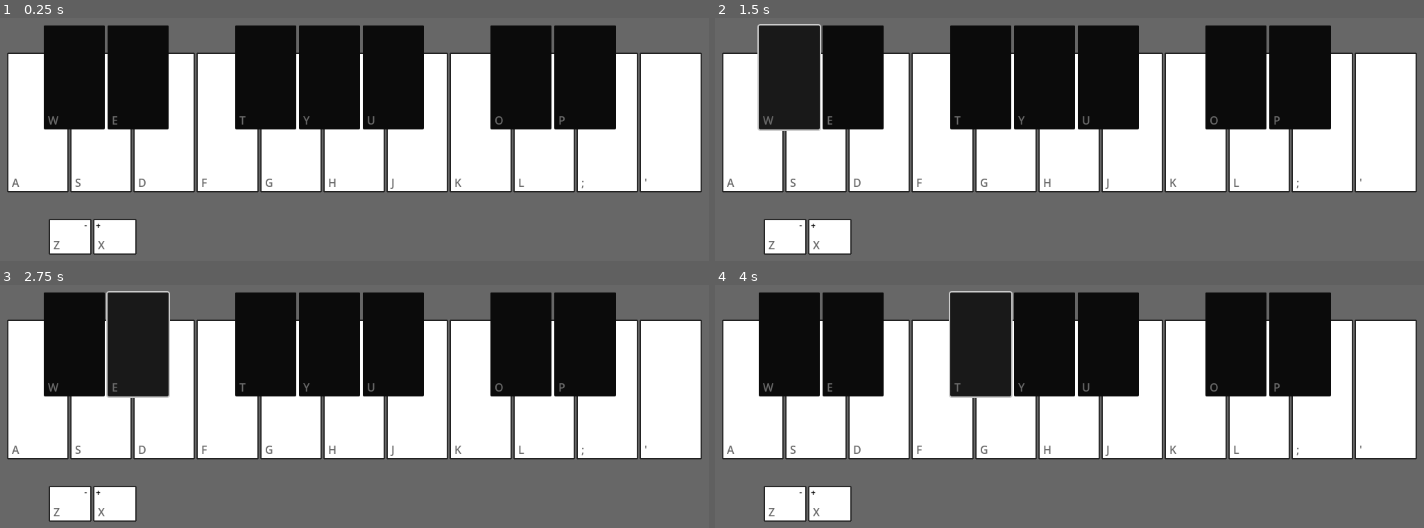
Above: before the commit, frames 1-4 (two rows, left to right).
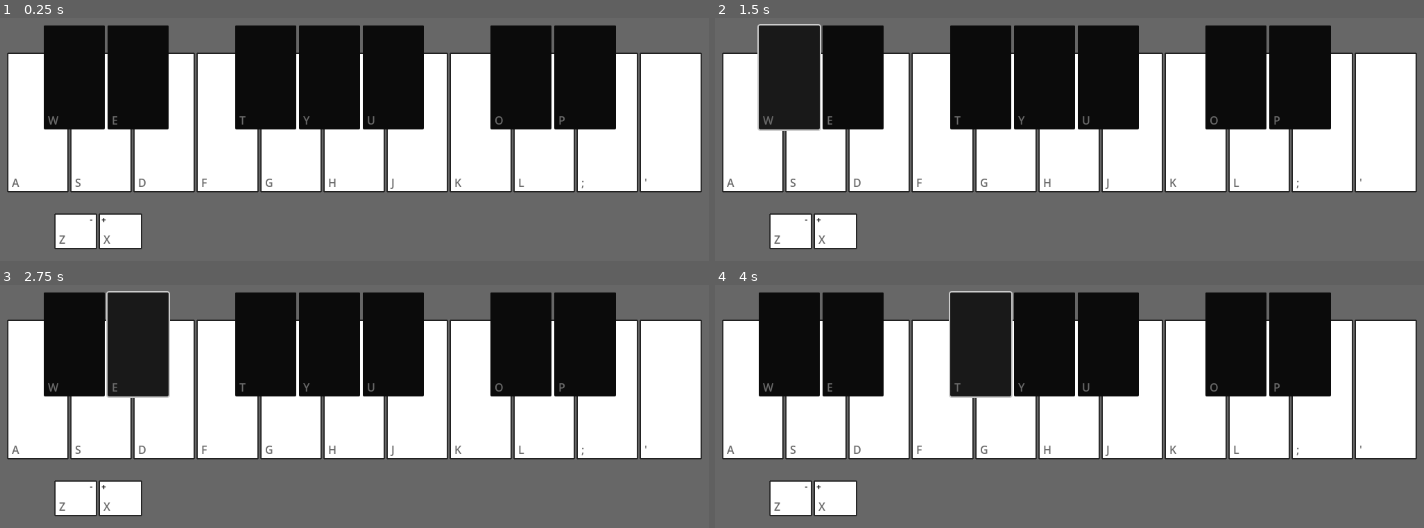
Above: after the commit, the same moments.

Repository: Zombeescott/PianoGame
Game: Godot game, scene res://Scenes/keyboard.tscn
Two runs of this game, one before a commit and one after it. Both use one fixed random seed, a clock stepped at 60 frames per second and the inputs below.
Inputs:
- Up to frame 1 (0.25 s): no input
- Up to frame 2 (1.5 s): click "A" at 0.5 s; click "S" at 1.25 s
- Up to frame 3 (2.75 s): click "D" at 2 s
- Up to frame 4 (4 s): click "F" at 2.75 s; click "G" at 3.5 s

The runs differ from the first frame. In frame 1, 1.1% of the frame differs, in the area x 6-21%, y 80-98%; in frame 2, 1.1%; in frame 3, 1.1%; in frame 4, 1.1%.

Commit message:
Window resizes nicely now

Diff:
--- a/Scenes/keyboard.tscn
+++ b/Scenes/keyboard.tscn
@@ -10,8 +10,17 @@
 script = ExtResource("1_3lyc4")
 
 [node name="ColorRect" type="ColorRect" parent="."]
-offset_right = 1152.0
-offset_bottom = 652.0
+anchors_preset = 8
+anchor_left = 0.5
+anchor_top = 0.5
+anchor_right = 0.5
+anchor_bottom = 0.5
+offset_left = -576.0
+offset_top = -326.0
+offset_right = 576.0
+offset_bottom = 326.0
+grow_horizontal = 2
+grow_vertical = 2
 scale = Vector2(1.00738, 1.00362)
 color = Color(0.403922, 0.403922, 0.403922, 1)
 
@@ -199,14 +208,17 @@
 [node name="OctaveMod" type="PanelContainer" parent="CanvasLayer"]
 self_modulate = Color(1, 1, 1, 0)
 layout_direction = 1
-anchors_preset = 2
-anchor_top = 1.0
-anchor_bottom = 1.0
-offset_left = 136.0
-offset_top = -184.0
-offset_right = 261.0
-offset_bottom = -134.0
-grow_vertical = 0
+anchors_preset = 8
+anchor_left = 0.5
+anchor_top = 0.5
+anchor_right = 0.5
+anchor_bottom = 0.5
+offset_left = -432.0
+offset_top = 132.0
+offset_right = -307.0
+offset_bottom = 182.0
+grow_horizontal = 2
+grow_vertical = 2
 
 [node name="HBoxContainer" type="HBoxContainer" parent="CanvasLayer/OctaveMod"]
 self_modulate = Color(1, 1, 1, 0)
